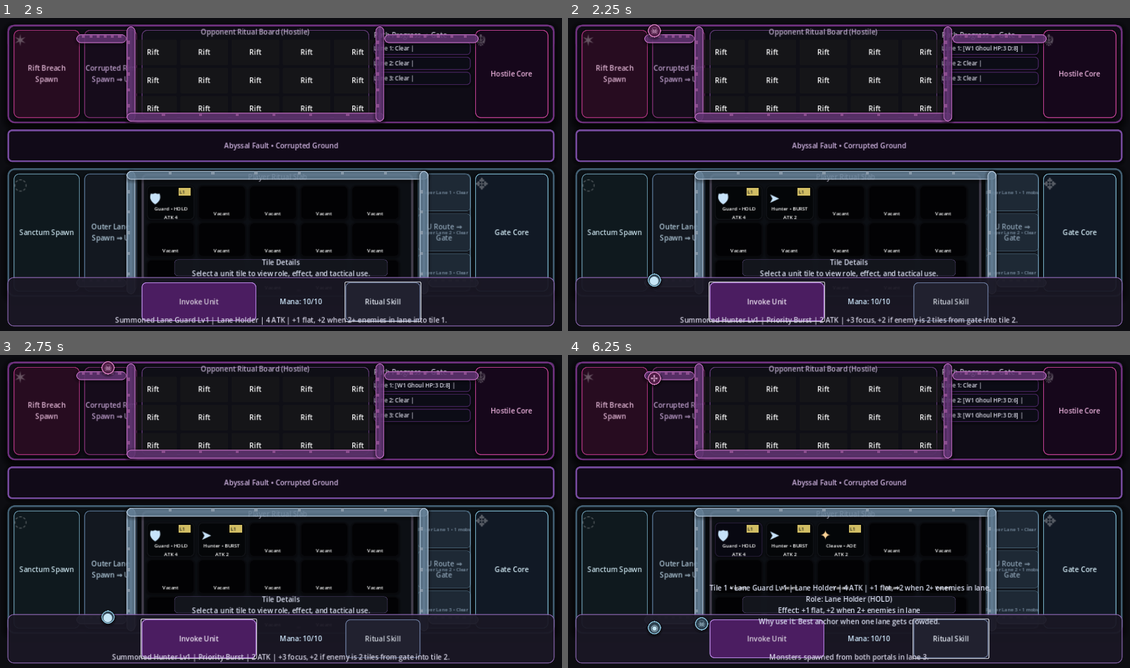
Above: before the commit, frames 1-4 (two rows, left to right).
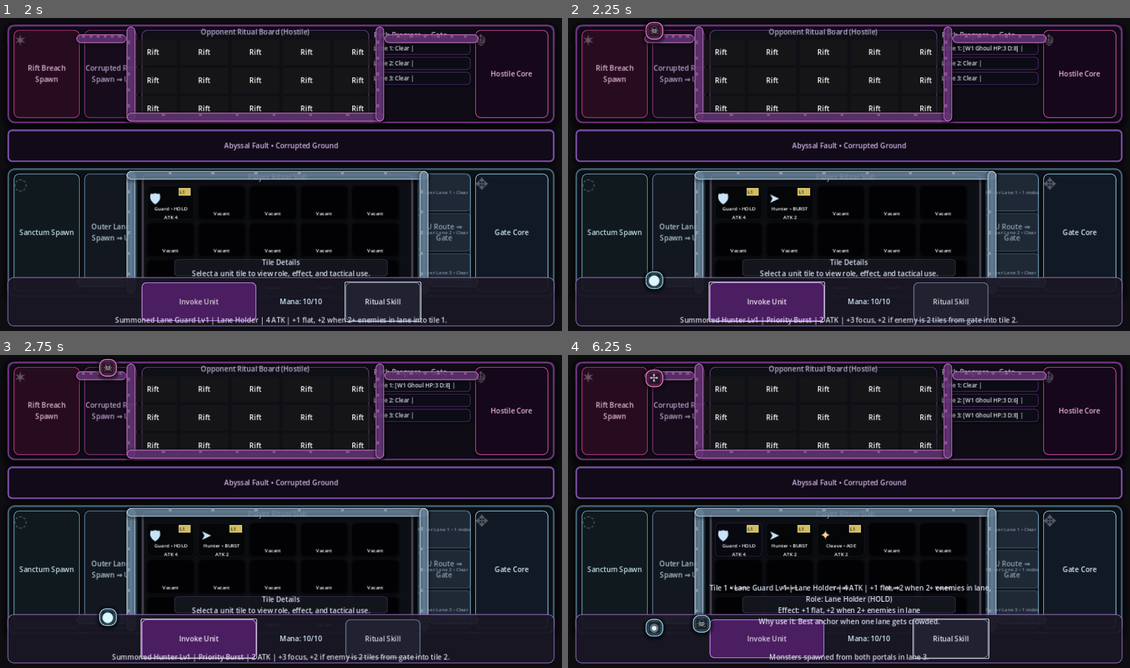
Above: after the commit, the same moments.

Repository: D3MISEarch/AbyssFall-merge-defense
Game: Godot game, scene res://scenes/Main.tscn
The game is run twice, just before and just after one commit, with the same random seed, the same clock (stepped at 60 frames per second) and the same inputs.
Inputs (mouse positions are in pixels of both pictures, inside the frame that each line leads up to):
- Up to frame 1 (2 s): click "Invoke Unit" at 0.5 s; click "Ritual Skill" at 1.25 s
- Up to frame 2 (2.25 s): click "Invoke Unit" at 2 s
- Up to frame 3 (2.75 s): no input
- Up to frame 4 (6.25 s): click "Ritual Skill" at 2.75 s; click "Invoke Unit" at 3.5 s; click "Ritual Skill" at 4.25 s; move the mouse to (972, 498) at 5.02 s; click (972, 498) at 5.17 s; tap Enter at 5.75 s; move the mouse to (736, 530) at 5.77 s; click (736, 530) at 5.92 s

Frame 1 is identical in both runs. In frame 2, 0.3% of the frame differs, in the area x 13-18%, y 1-87%; in frame 3, 0.3%; in frame 4, 0.5%, in the area x 13-26%, y 4-91%.

Commit message:
Fix lane monster visuals and layering on battlefield strips

Diff:
--- a/scripts/main.gd
+++ b/scripts/main.gd
@@ -150,6 +150,8 @@
 var route_visual_layers: Array[Control] = []
 var strip_ambience_layers: Array[Control] = []
 var lane_monster_visuals: Array[Control] = []
+var hostile_monster_layer: Control
+var player_monster_layer: Control
 var combat_fx_layer: Control
 var gate_flash_overlays: Dictionary = {}
 var player_lane_target_panels: Array[Panel] = []
@@ -226,6 +228,8 @@
 	combat_fx_layer.mouse_filter = Control.MOUSE_FILTER_IGNORE
 	add_child(combat_fx_layer)
 	move_child(combat_fx_layer, get_child_count() - 1)
+
+	_ensure_monster_layers()
 
 	for i in tile_grid.get_child_count():
 		var tile: Node = tile_grid.get_child(i)
@@ -449,6 +453,7 @@
 
 func _on_battlefield_strip_resized() -> void:
 	_build_strip_ambience()
+	_ensure_monster_layers()
 	call_deferred("_build_u_route_overlays")
 	call_deferred("_update_lane_monster_positions")
 
@@ -639,8 +644,27 @@
 	return Rect2(local_position, target_rect.size)
 
 func _global_to_control_space(local_root: Control, global_position: Vector2) -> Vector2:
-	var local_root_rect: Rect2 = local_root.get_global_rect()
-	return global_position - local_root_rect.position
+	var inverse_transform: Transform2D = local_root.get_global_transform_with_canvas().affine_inverse()
+	return inverse_transform * global_position
+
+func _ensure_monster_layers() -> void:
+	hostile_monster_layer = _ensure_strip_monster_layer(enemy_strip_panel, hostile_monster_layer, "HostileMonsterLayer")
+	player_monster_layer = _ensure_strip_monster_layer(player_strip_panel, player_monster_layer, "PlayerMonsterLayer")
+
+func _ensure_strip_monster_layer(strip_panel: Panel, existing_layer: Control, layer_name: String) -> Control:
+	if strip_panel == null:
+		return null
+	if is_instance_valid(existing_layer):
+		existing_layer.set_anchors_and_offsets_preset(Control.PRESET_FULL_RECT)
+		return existing_layer
+	var layer: Control = Control.new()
+	layer.name = layer_name
+	layer.set_anchors_and_offsets_preset(Control.PRESET_FULL_RECT)
+	layer.mouse_filter = Control.MOUSE_FILTER_IGNORE
+	layer.z_index = 6
+	strip_panel.add_child(layer)
+	strip_panel.move_child(layer, strip_panel.get_child_count() - 1)
+	return layer
 
 func _build_player_lane_targets() -> void:
 	for target_panel in player_lane_target_panels:
@@ -2135,15 +2159,20 @@
 
 func _create_lane_monster_visual(is_hostile_strip: bool, lane_index: int, enemy: Dictionary) -> Control:
 	var strip_panel: Panel = player_strip_panel
+	var layer_host: Control = player_monster_layer
 	if is_hostile_strip:
 		strip_panel = enemy_strip_panel
+		layer_host = hostile_monster_layer
 	if strip_panel == null:
 		return null
+	if layer_host == null:
+		return null
 	var monster_panel: Panel = Panel.new()
-	monster_panel.size = Vector2(30.0, 30.0)
+	monster_panel.custom_minimum_size = Vector2(40.0, 40.0)
+	monster_panel.size = Vector2(40.0, 40.0)
 	monster_panel.pivot_offset = monster_panel.size * 0.5
 	monster_panel.mouse_filter = Control.MOUSE_FILTER_IGNORE
-	monster_panel.z_index = 12
+	monster_panel.z_index = 10
 	var panel_style: StyleBoxFlat = StyleBoxFlat.new()
 	panel_style.bg_color = OPPONENT_MONSTER_COLOR if is_hostile_strip else PLAYER_MONSTER_COLOR
 	panel_style.border_width_left = 2
@@ -2155,26 +2184,37 @@
 	panel_style.corner_radius_top_right = 15
 	panel_style.corner_radius_bottom_left = 15
 	panel_style.corner_radius_bottom_right = 15
-	panel_style.shadow_size = 6
-	panel_style.shadow_color = Color(0.0, 0.0, 0.0, 0.42)
+	panel_style.shadow_size = 10
+	panel_style.shadow_color = Color(0.0, 0.0, 0.0, 0.55)
 	panel_style.shadow_offset = Vector2(0.0, 2.0)
 	monster_panel.add_theme_stylebox_override("panel", panel_style)
-	strip_panel.add_child(monster_panel)
-	strip_panel.move_child(monster_panel, strip_panel.get_child_count() - 1)
+	layer_host.add_child(monster_panel)
+	layer_host.move_child(monster_panel, layer_host.get_child_count() - 1)
 	lane_monster_visuals.append(monster_panel)
+
+	var core: ColorRect = ColorRect.new()
+	core.set_anchors_and_offsets_preset(Control.PRESET_FULL_RECT)
+	core.offset_left = 8.0
+	core.offset_top = 8.0
+	core.offset_right = -8.0
+	core.offset_bottom = -8.0
+	core.color = Color(0.10, 0.10, 0.12, 0.82)
+	core.mouse_filter = Control.MOUSE_FILTER_IGNORE
+	monster_panel.add_child(core)
 
 	var glyph_label: Label = Label.new()
 	glyph_label.set_anchors_and_offsets_preset(Control.PRESET_FULL_RECT)
 	glyph_label.horizontal_alignment = HORIZONTAL_ALIGNMENT_CENTER
 	glyph_label.vertical_alignment = VERTICAL_ALIGNMENT_CENTER
-	glyph_label.add_theme_font_size_override("font_size", 20)
+	glyph_label.add_theme_font_size_override("font_size", 24)
+	glyph_label.add_theme_constant_override("outline_size", 2)
 	glyph_label.mouse_filter = Control.MOUSE_FILTER_IGNORE
 	if is_hostile_strip:
 		glyph_label.text = OPPONENT_MONSTER_ICON_SET[lane_index % OPPONENT_MONSTER_ICON_SET.size()]
-		glyph_label.modulate = Color(0.97, 0.78, 0.93, 0.96)
+		glyph_label.modulate = Color(0.99, 0.82, 0.95, 1.0)
 	else:
 		glyph_label.text = PLAYER_MONSTER_ICON_SET[lane_index % PLAYER_MONSTER_ICON_SET.size()]
-		glyph_label.modulate = Color(0.80, 0.93, 0.99, 0.96)
+		glyph_label.modulate = Color(0.85, 0.97, 1.0, 1.0)
 	monster_panel.add_child(glyph_label)
 	var initial_position: Vector2 = _get_lane_point_for_progress(is_hostile_strip, lane_index, 0.0)
 	monster_panel.position = initial_position - (monster_panel.size * 0.5)
